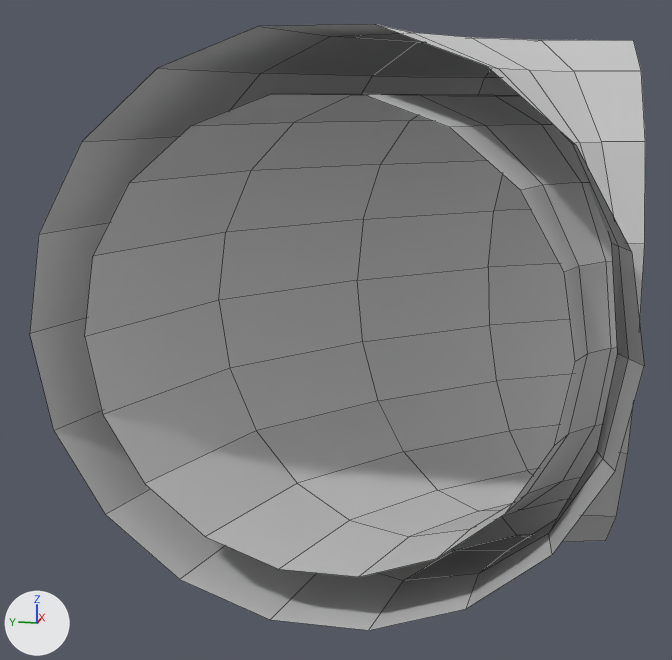
The FBX model Pest/Assets/Models/Sewer/Models/Claude/Environment/Pipes/Pipe_Small_Corner_Left_Sewer_Environment.FBX as it was, and as the next commit left it.
Camera for both pictures: a camera (50 mm lens) standing at (-1.406, -0.811, 1.384) and looking at (0.51, -0.428, 0.905). Lighting does not change. The marker at lower left points along +X, +Y and +Z. Mesh edges are drawn as thin lines.

The scene before the commit, as lines of its bpy script (objects in view):
```python
mat_01___default = principled_material('01 - Default')
mat_01___default.base_color = (0.588, 0.588, 0.588)  # light grey #cacaca
mat_01___default.roughness = 0.859
me_mesh = bpy.data.meshes.new('Mesh')
me_mesh.from_pydata(...)  # 180 vertices, 144 faces; spans x -149.2..-50.8, y 0.0..100.4, z 0.0..105.0
me_mesh.materials.append(mat_01___default)  # light grey #cacaca
ob_object002 = bpy.data.objects.new('Object002', me_mesh)
ob_object002.location = (0.0, 0.0, 0.0)
ob_object002.rotation_euler = (0.0, -1.571, 0.0)  # degrees (0, -90, 0)
ob_object002.scale = (-0.01, -0.01, -0.01)
```
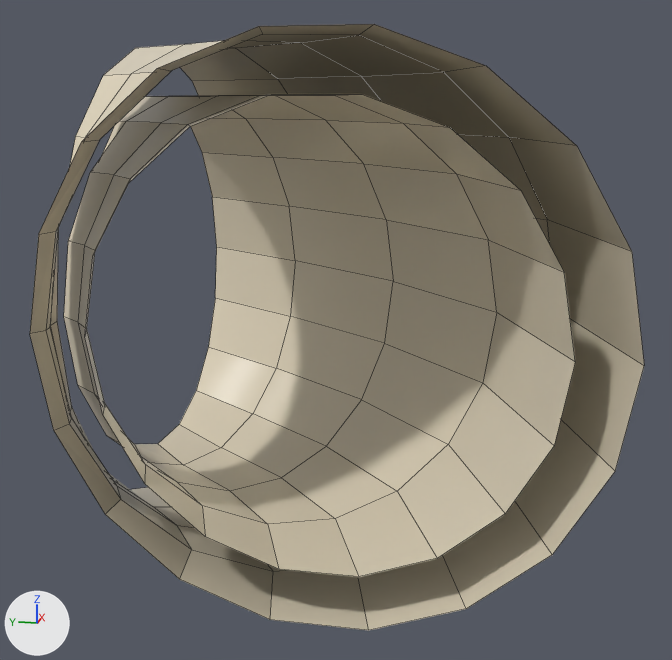
Pixel boxes [x1, y1, x2, y2] of what changed, in the pictures (672 x 660 px):
'Object002', recoloured, surface changed, reshaped, turned, rescaled
    before: [30, 24, 645, 631]
    after: [30, 24, 644, 631]

Patch to the scene script:
```diff
--- a/Pest/Assets/Models/Sewer/Models/Claude/Environment/Pipes/Pipe_Small_Corner_Left_Sewer_Environment.FBX.py
+++ b/Pest/Assets/Models/Sewer/Models/Claude/Environment/Pipes/Pipe_Small_Corner_Left_Sewer_Environment.FBX.py
@@ mat_01___default @@
 mat_01___default = principled_material('01 - Default')
-mat_01___default.base_color = (0.588, 0.588, 0.588)  # light grey #cacaca
-mat_01___default.roughness = 0.859
+mat_01___default.base_color = (0.734, 0.655, 0.5)  # light grey #ded4bc
+mat_01___default.roughness = 0.256
@@ me_mesh @@
 # used by ob_object002; location = (0.0, 0.0, 0.0); rotation_euler = (0.0, -1.571, 0.0), in degrees (0, -90, 0); scale = (-0.01, -0.01, -0.01)
-me_mesh.from_pydata(...)  # 180 vertices, 144 faces; spans x -149.2..-50.8, y 0.0..100.4, z 0.0..105.0
+me_mesh.from_pydata(...)  # 180 vertices, 144 faces; spans x -149.2..-50.8, y -100.0..0.4, z 0.0..109.7
+# me_mesh part 1: 180 of 180 vertices moved; they spanned x -149.2..-50.8, y 0.0..100.4, z 0.0..105.0 and now span x -149.2..-50.8, y -100.0..0.4, z 0.0..109.7; mean shift (0.0, -99.4, 0.7); largest move (-100.0, 10.0, 0.0) -> (-100.0, -90.0, 0.0)
 me_mesh.materials.append(mat_01___default)
@@ ob_object002 @@
 ob_object002.location = (0.0, 0.0, 0.0)
-ob_object002.rotation_euler = (0.0, -1.571, 0.0)  # degrees (0, -90, 0)
-ob_object002.scale = (-0.01, -0.01, -0.01)
+ob_object002.rotation_euler = (0.0, 1.571, 0.0)  # degrees (0, 90, 0)
+ob_object002.scale = (0.01, 0.01, 0.01)
```
